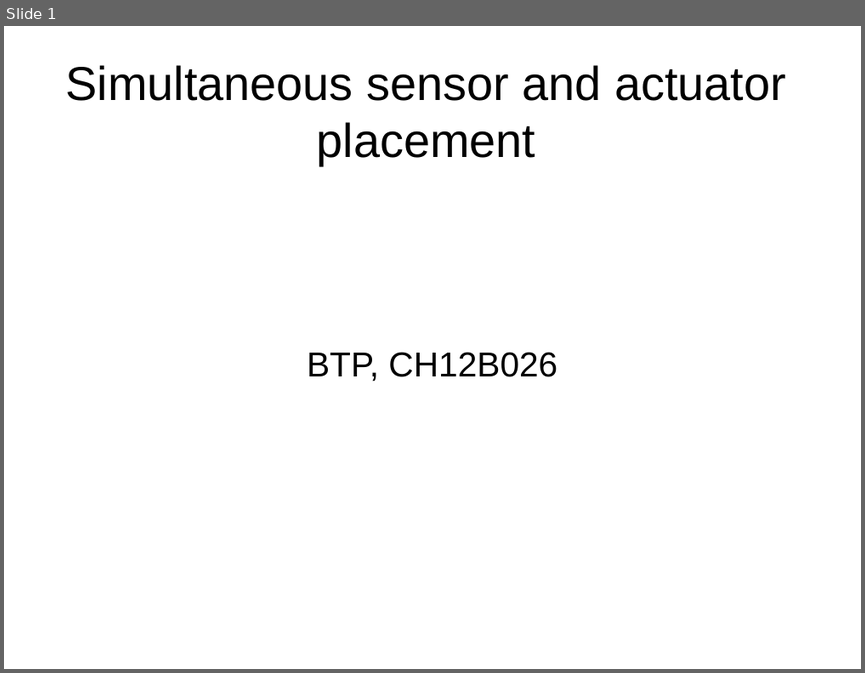
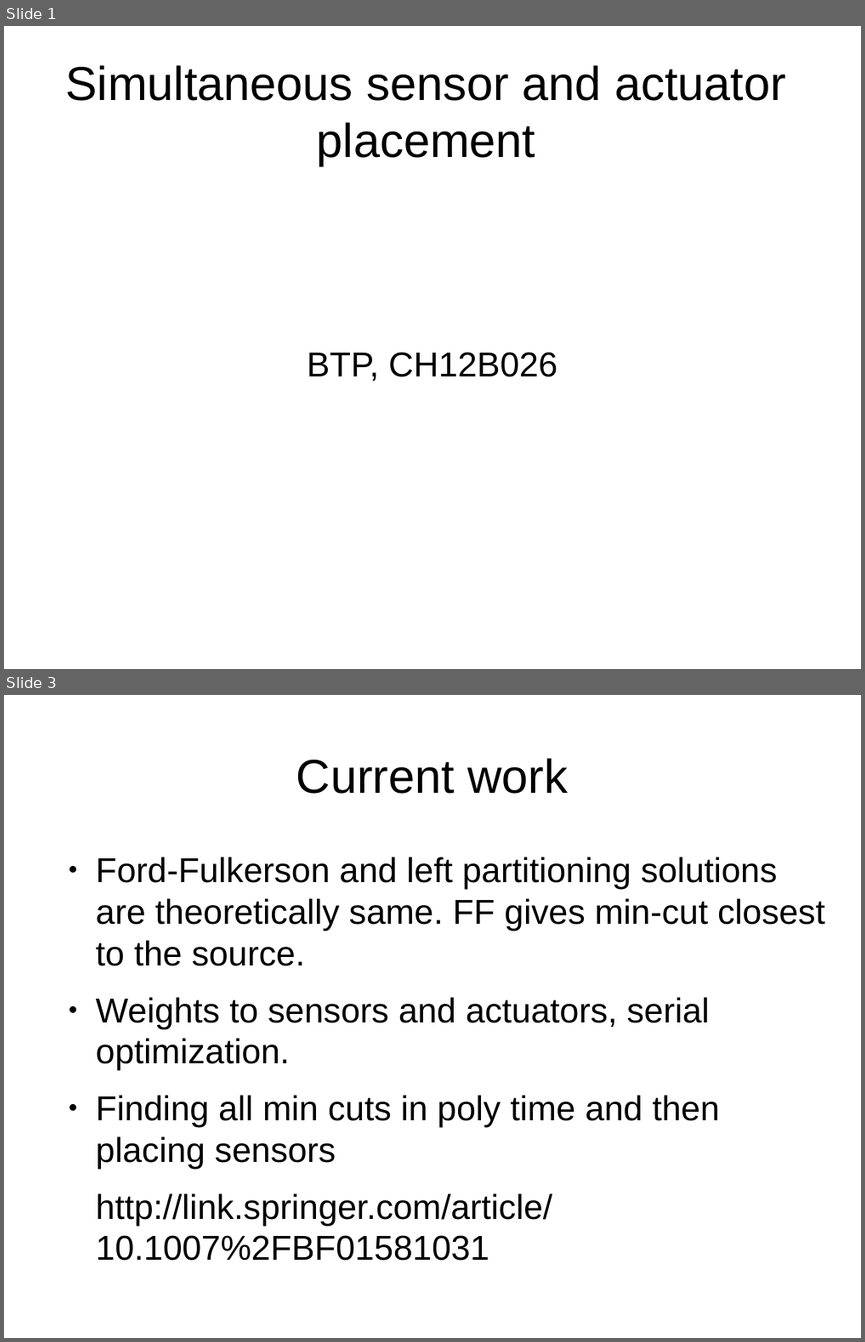
Before and after one commit to Johnny328/WDN-contaminant-simultaneous, a slide deck: simultaneousSensorAndActuator.odp. Shown one above the other, each under a label of ours: slide 1 before the commit, slides 1 and 3 after it; the slides between them are not shown. The pictures are 865x673 and 865x1342 pixels, drawn with LibreOffice and Linux fonts; fonts in the diff are those of the drawing. Boxes give left, top, right and bottom in pixels: in the first picture for what was removed or moved away, otherwise in the second. Text is boxed around its words. In the diff, an @@ line names an element or a change of style, - is before the commit and + after.

Commit message:
Added a function for finding reached nodes.
Corrected the presentation

```diff
--- a/simultaneousSensorAndActuator.odp
+++ b/simultaneousSensorAndActuator.odp
@@ slide 3 added at box(4, 695, 861, 1338), background #FFFFFF @@
@@ title added at box(296, 758, 568, 794), 44 pt, text #000000 @@
+Current work
@@ text added at box(96, 857, 824, 1225), 32 pt, text #000000 @@
+● Ford-Fulkerson and left partitioning solutions are theoretically same. FF gives min-cut closest to the source.
+● Weights to sensors and actuators, serial optimization.
+● Finding all min cuts in poly time and then placing sensors
+http://link.springer.com/article/10.1007%2FBF01581031
```
Also in this commit, not shown: 2 slides changed, 1 other slide added, 1 slide removed, 1 other file.
